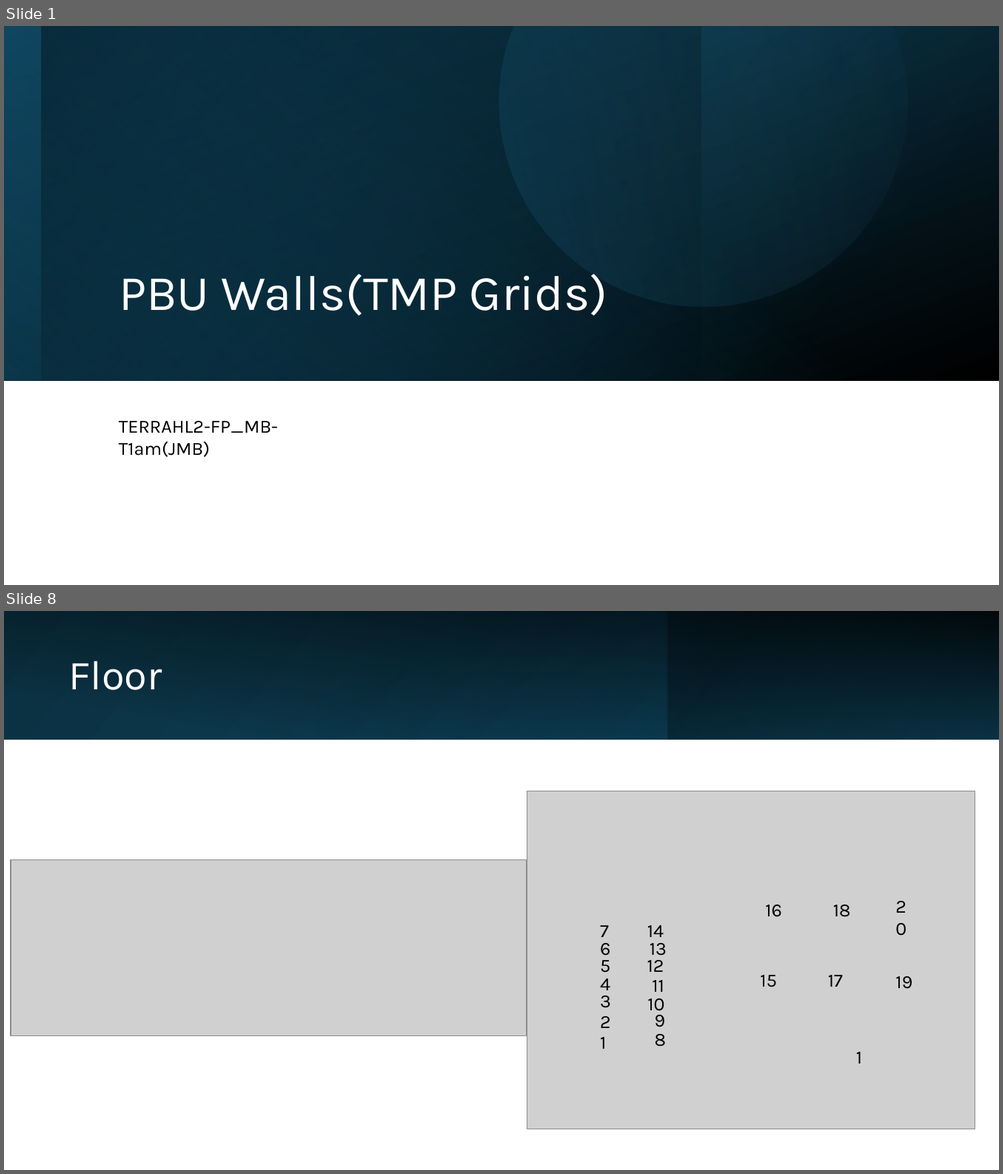
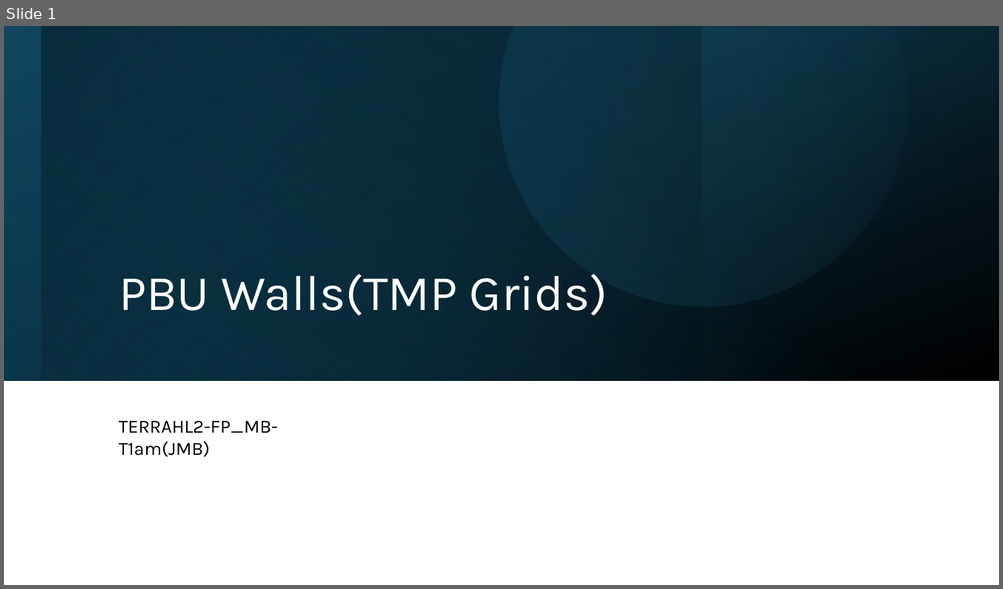
Before and after one commit to mokzhizhuan/GreyForm_UIs, a slide deck: PBU walls.pptx. Shown one above the other, each under a label of ours: slides 1 and 8 before the commit, slide 1 after it; the slides between them are not shown. The pictures are 1003x1174 and 1003x589 pixels, drawn with LibreOffice and Linux fonts; fonts in the diff are those of the drawing; grey boxes stand for pictures. Boxes give left, top, right and bottom in pixels: in the first picture for what was removed or moved away, otherwise in the second. Text is boxed around its words. In the diff, an @@ line names an element or a change of style, - is before the commit and + after.

```diff
--- a/PBU walls.pptx
+++ b/PBU walls.pptx
@@ slide 8 removed at [4,611,999,1170], background #FFFFFF @@
@@ rectangle removed at [4,611,999,739] @@
@@ rectangle removed at [4,612,998,740] @@
@@ rectangle removed at [316,611,667,739] @@
@@ rectangle removed at [667,611,999,739] @@
@@ title removed at [68,661,162,690] @@
-Floor
@@ picture removed at [527,792,975,1130] @@
@@ picture removed at [11,860,526,1037] @@
@@ text removed at [888,891,923,920] @@
-20
@@ text removed at [765,905,782,917] @@
-16
@@ text removed at [833,905,851,917] @@
-18
@@ text removed at [600,943,610,956] @@
-6
@@ text removed at [600,925,609,937] @@
-7
@@ text removed at [647,925,663,937] @@
-14
@@ text removed at [649,943,666,956] @@
-13
@@ text removed at [600,960,610,973] @@
-5
@@ text removed at [647,960,664,972] @@
-12
@@ text removed at [600,979,610,991] @@
-4
@@ text removed at [652,980,664,992] @@
-11
@@ text removed at [760,975,777,988] @@
-15
@@ text removed at [828,975,842,987] @@
-17
@@ text removed at [895,977,912,989] @@
-19
@@ text removed at [600,996,611,1008] @@
-3
@@ text removed at [647,999,664,1016] @@
-10
@@ text removed at [654,1010,666,1028] @@
-9
@@ text removed at [600,1017,611,1028] @@
-2
@@ text removed at [600,1037,606,1049] @@
-1
@@ text removed at [654,1034,666,1047] @@
-8
@@ text removed at [856,1052,862,1064] @@
-1
```
Also in this commit, not shown: 6 slides changed, 1 slide added.
